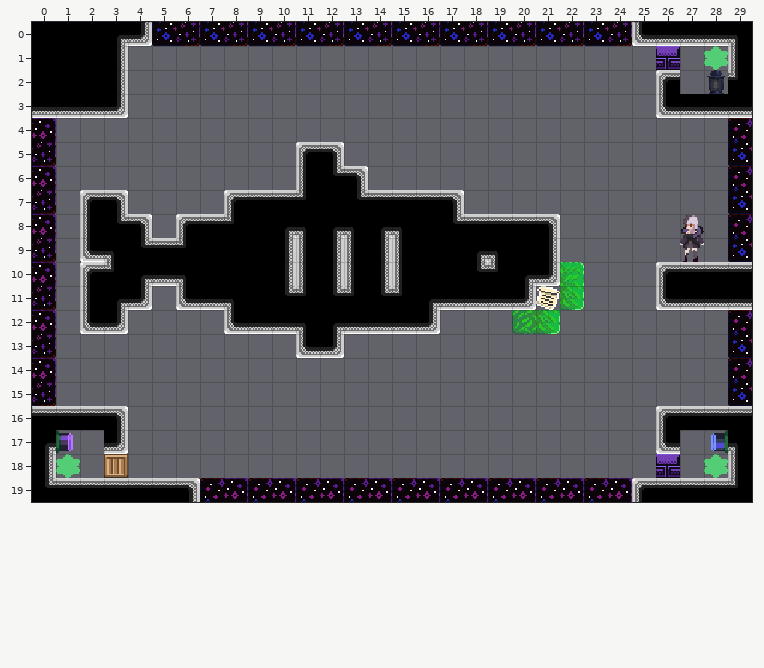
Two states of a Tiled map, Assets/maps/BookmarkLevels/6 - Random Baelz Seeds/4 - Fish.tmx. Above is the file before it was changed.
Cells are 16x16 px. Shown: x 0..29, y 0..19.
After the commit:
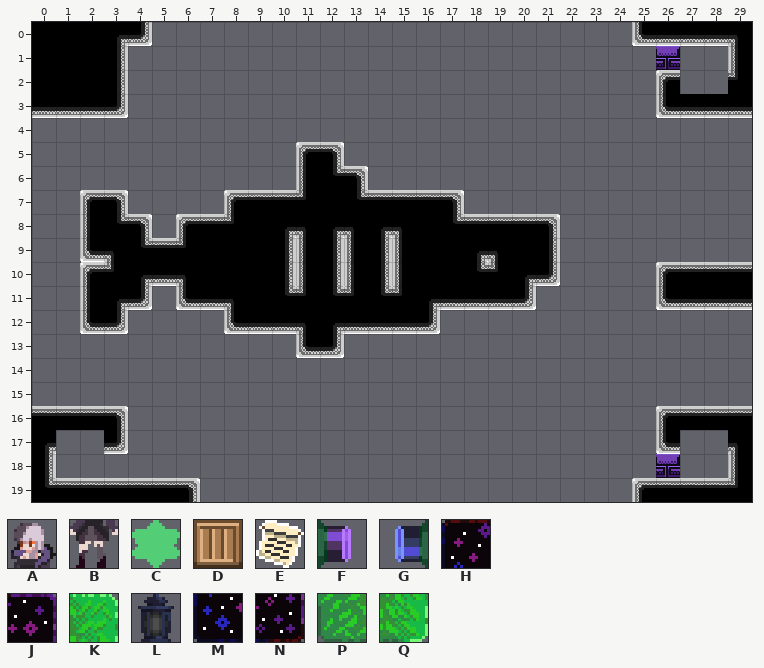
Key: from "PlaceholderSprites": A 0 flipped left-right, B 15 flipped left-right, C 42, D 54, E 55, F 58 turned 90, G 59 turned 270, H 79, J 80, K 82, L 93, M 94, N 95, P 96, Q 97.
_ is an empty cell.
The exact change:
{"where": "layer \"ground\""}
{"y":0,"x":5,"old":"MNMNMNMNMNMNMNMNMNMN","new":"____________________"}
{"y":1,"x":28,"old":"C","new":"_"}
{"y":2,"x":28,"old":"L","new":"_"}
{"y":4,"x":0,"old":"J","new":"_"}
{"y":4,"x":29,"old":"H","new":"_"}
{"y":5,"x":0,"old":"N","new":"_"}
{"y":5,"x":29,"old":"M","new":"_"}
{"y":6,"x":0,"old":"J","new":"_"}
{"y":6,"x":29,"old":"H","new":"_"}
{"y":7,"x":0,"old":"N","new":"_"}
{"y":7,"x":29,"old":"M","new":"_"}
{"y":8,"x":0,"old":"J","new":"_"}
{"y":8,"x":27,"old":"A","new":"_"}
{"y":8,"x":29,"old":"H","new":"_"}
{"y":9,"x":0,"old":"N","new":"_"}
{"y":9,"x":27,"old":"B","new":"_"}
{"y":9,"x":29,"old":"M","new":"_"}
{"y":10,"x":0,"old":"J","new":"_"}
{"y":10,"x":22,"old":"K","new":"_"}
{"y":11,"x":0,"old":"N","new":"_"}
{"y":11,"x":21,"old":"EQ","new":"__"}
{"y":12,"x":0,"old":"J","new":"_"}
{"y":12,"x":20,"old":"PQ","new":"__"}
{"y":12,"x":29,"old":"H","new":"_"}
{"y":13,"x":0,"old":"N","new":"_"}
{"y":13,"x":29,"old":"M","new":"_"}
{"y":14,"x":0,"old":"J","new":"_"}
{"y":14,"x":29,"old":"H","new":"_"}
{"y":15,"x":0,"old":"N","new":"_"}
{"y":15,"x":29,"old":"M","new":"_"}
{"y":17,"x":1,"old":"F","new":"_"}
{"y":17,"x":28,"old":"G","new":"_"}
{"y":18,"x":1,"old":"C","new":"_"}
{"y":18,"x":3,"old":"D","new":"_"}
{"y":18,"x":28,"old":"C","new":"_"}
{"y":19,"x":7,"old":"HJHJHJHJHJHJHJHJHJ","new":"__________________"}
